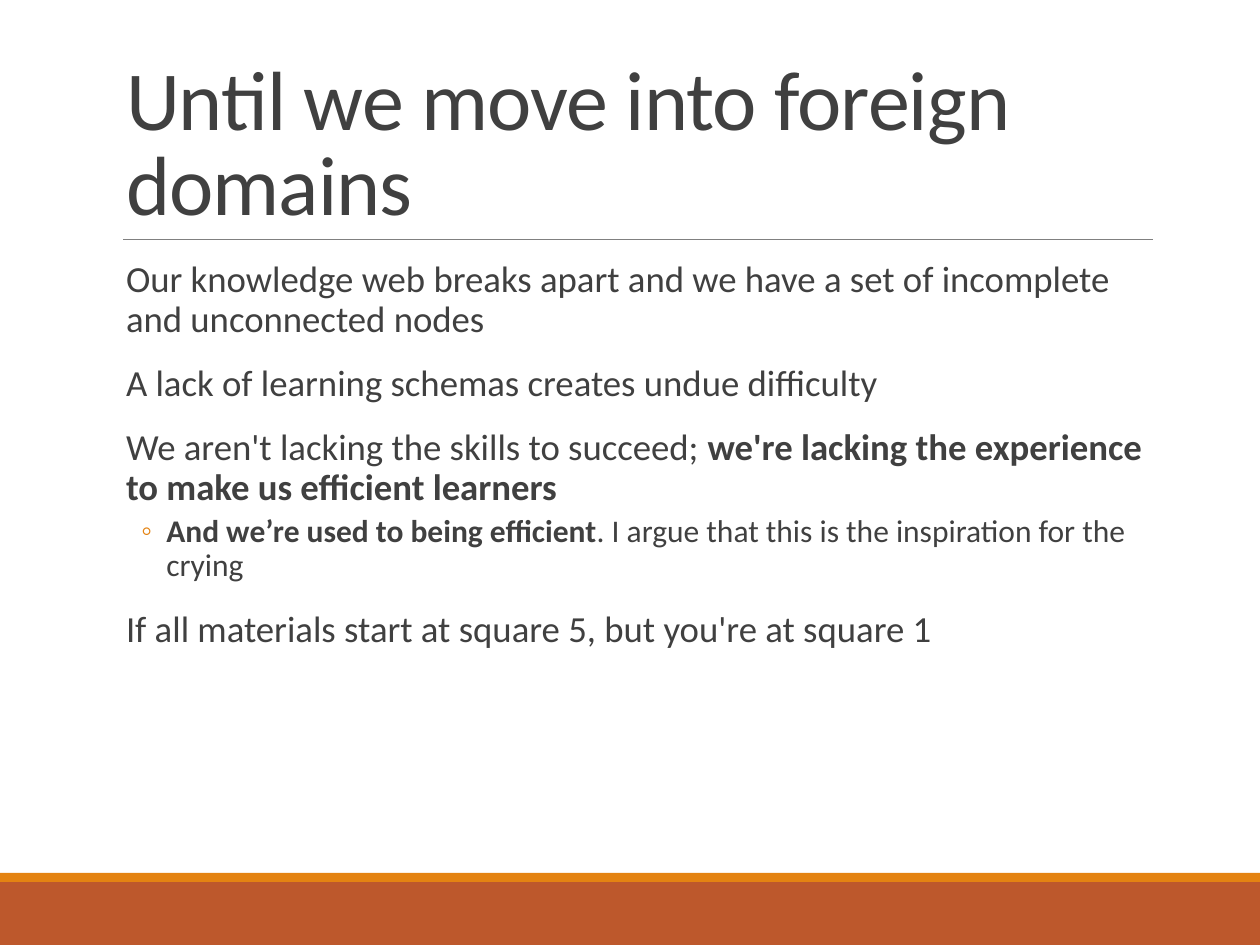
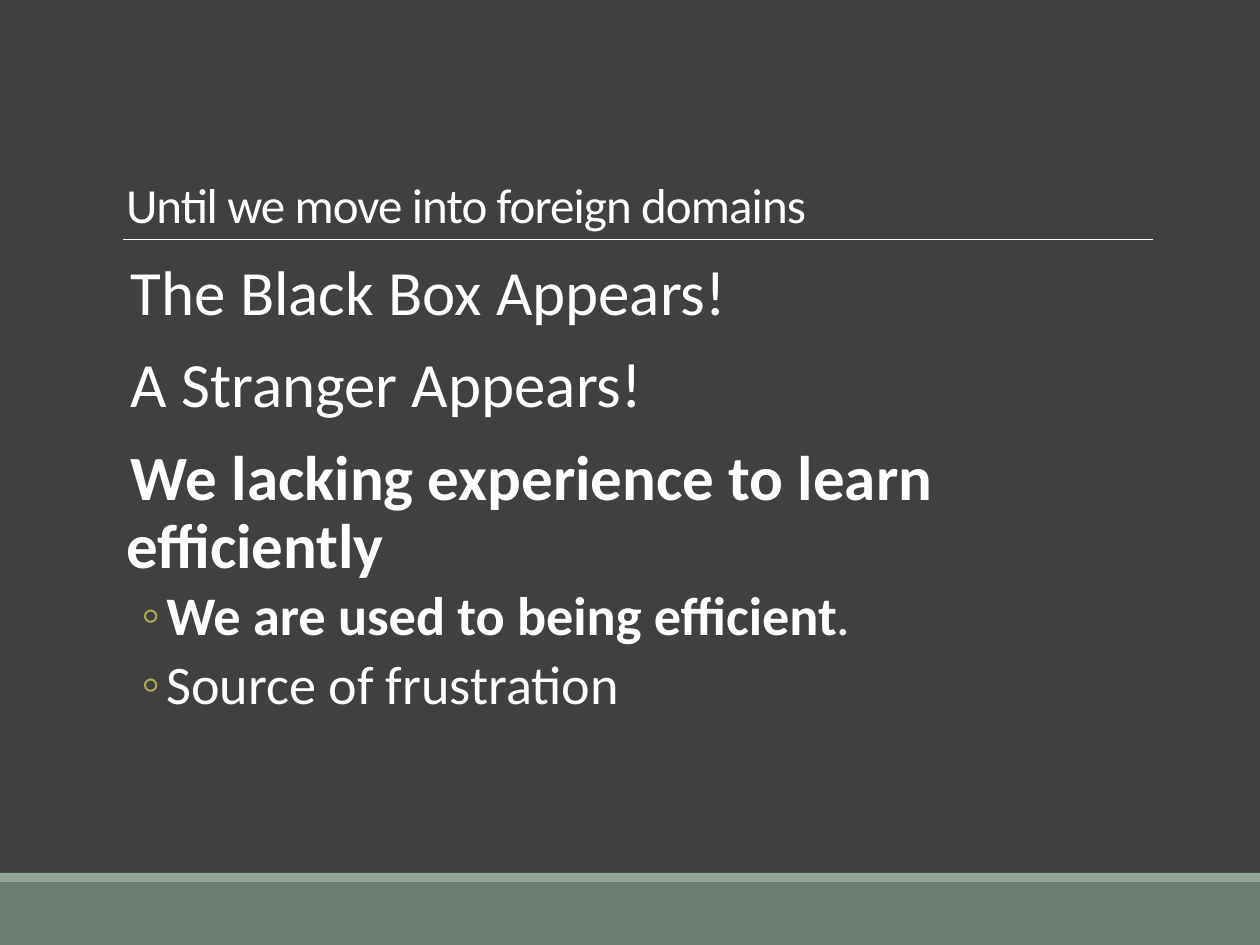
Before and after one commit to elliewix/IS-452-Spring2019, a slide deck: slide 27 of SUMMER2018-Lectures/IS452Fall2017Week01.pptx (slide 25 before the commit). Drawn at 1260x945 pixels with LibreOffice and Linux fonts; fonts in the diff are those of the drawing. Boxes give left, top, right and bottom in pixels: in the first picture for what was removed or moved away, otherwise in the second. Text is boxed around its words. In the diff, an @@ line names an element or a change of style, - is before the commit and + after.

```diff
--- a/SUMMER2018-Lectures/IS452Fall2017Week01.pptx
+++ b/SUMMER2018-Lectures/IS452Fall2017Week01.pptx
@@ background #FFFFFF to #404040 @@
@@ title "Until we move into foreign ..." at (126, 189, 806, 232): size 48 to 28 pt, text colour #404040 to #FFFFFF @@
@@ line (123, 239) - (1153, 239): stroke #808080 0.5 pt to #FFFFFF 0.5 pt @@
@@ text at (126, 271, 932, 705): text changed; size 21 to 36 pt; text colour #404040 to #FFFFFF; bold on @@
-  Our knowledge web breaks apart and we have a set of incomplete and unconnected nodes
-  A lack of learning schemas creates undue difficulty
-  We aren't lacking the skills to succeed; we're lacking the experience to make us efficient learners
-  ◦ And we’re used to being efficient. I argue that this is the inspiration for the crying
-  If all materials start at square 5, but you're at square 1
+  The Black Box Appears!
+  A Stranger Appears!
+  We lacking experience to learn efficiently
+  ◦ We are used to being efficient.
+  ◦ Source of frustration
@@ rectangle at (0, 882, 1260, 945): fill #BD582C to #6B7D72 @@
@@ rectangle at (0, 873, 1260, 882): fill #E48312 to #93A299 @@
```
Also in this commit, not shown: 41 other slides changed, 2 slides added, 1 other file.
